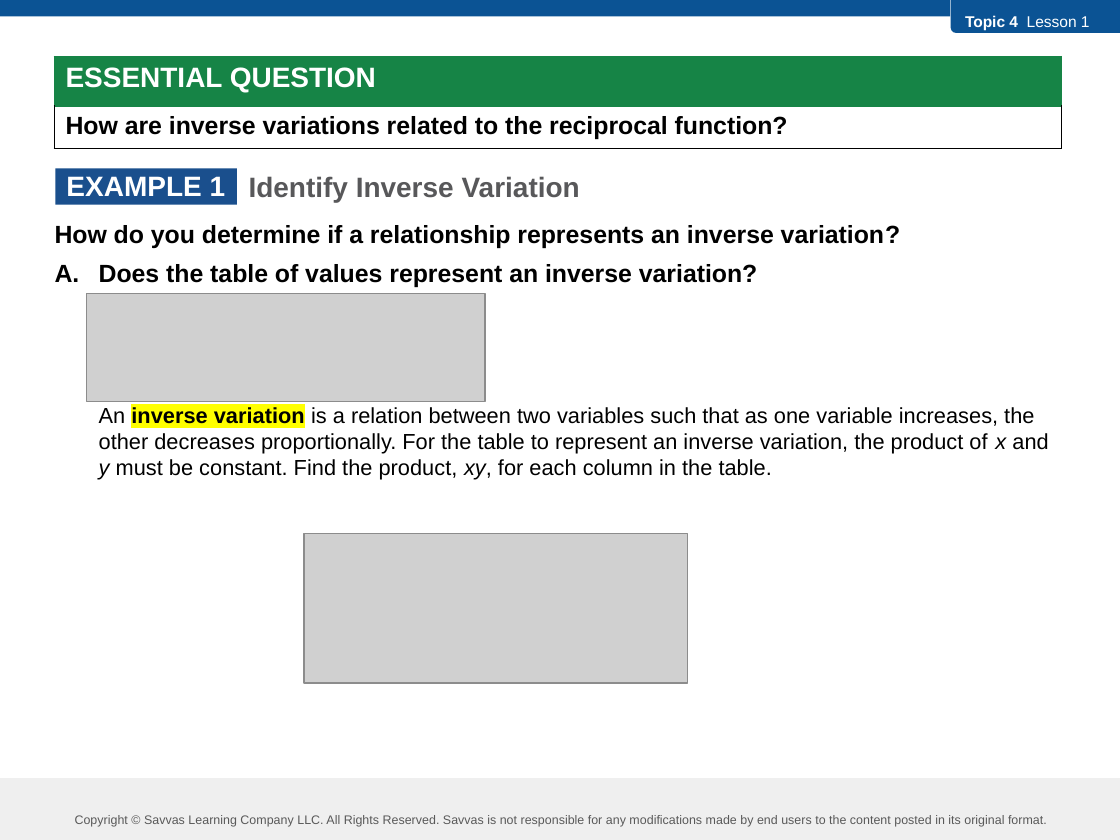
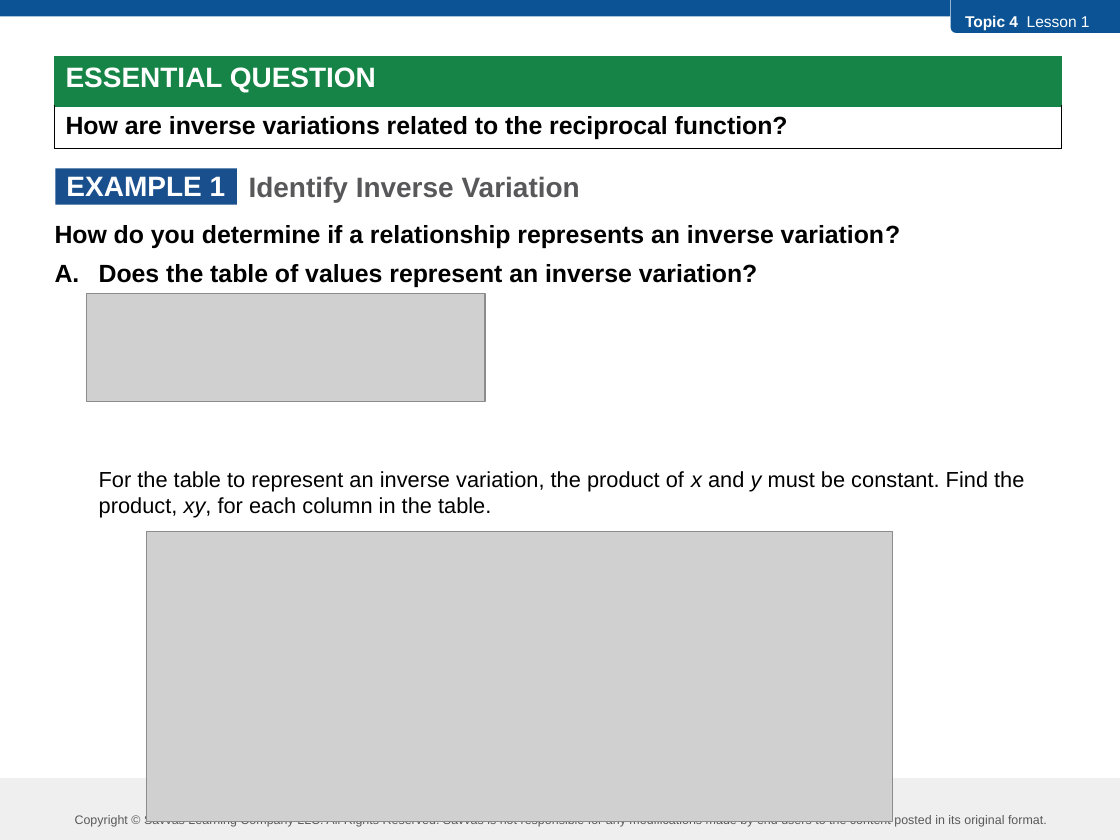
Before and after one commit to robjohncolson/feb25-25, a slide deck: slide 3 of L4-1.pptx. Drawn at 1120x840 pixels with LibreOffice and Linux fonts; fonts in the diff are those of the drawing; grey boxes stand for pictures. Boxes give left, top, right and bottom in pixels: in the first picture for what was removed or moved away, otherwise in the second. Text is boxed around its words. In the diff, an @@ line names an element or a change of style, - is before the commit and + after.

```diff
--- a/L4-1.pptx
+++ b/L4-1.pptx
@@ text at box(99, 471, 1024, 518): text changed @@
-An inverse variation is a relation between two variables such that as one variable increases, the other decreases proportionally. For the table to represent an inverse variation, the product of x and y must be constant. Find the product, xy, for each column in the table.
+For the table to represent an inverse variation, the product of x and y must be constant. Find the product, xy, for each column in the table.
@@ picture: place and size @@
-picture at box(304, 534, 688, 683)
+picture at box(146, 531, 893, 821)
```
Also in this commit, not shown: 6 other slides changed, 5 other files.
